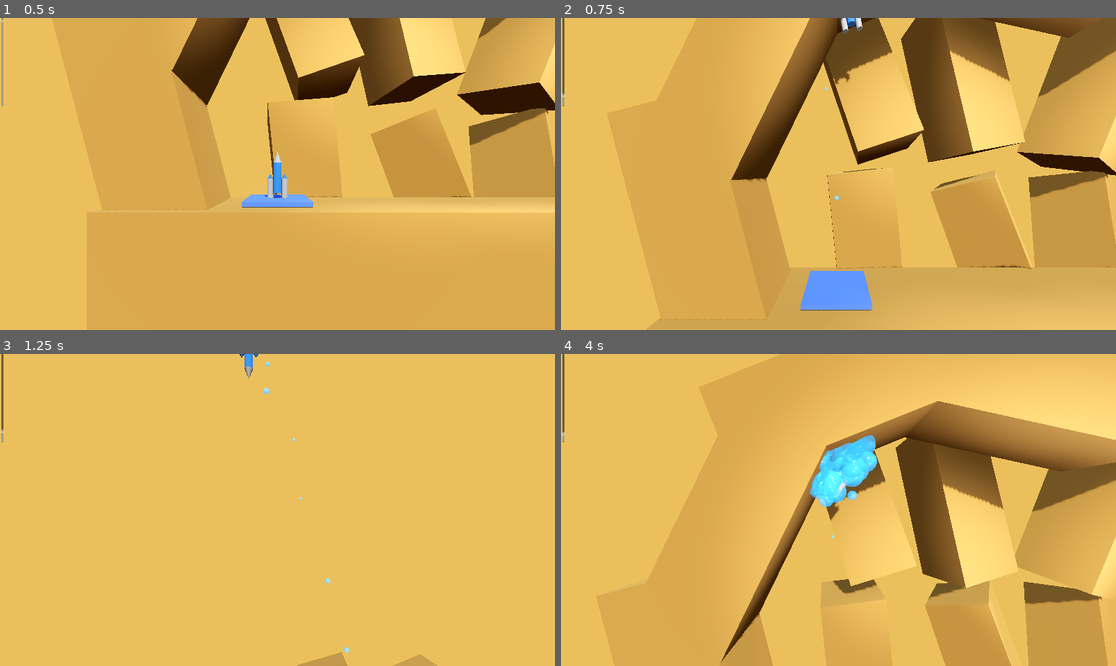
Above: before the commit, frames 1-4 (two rows, left to right).
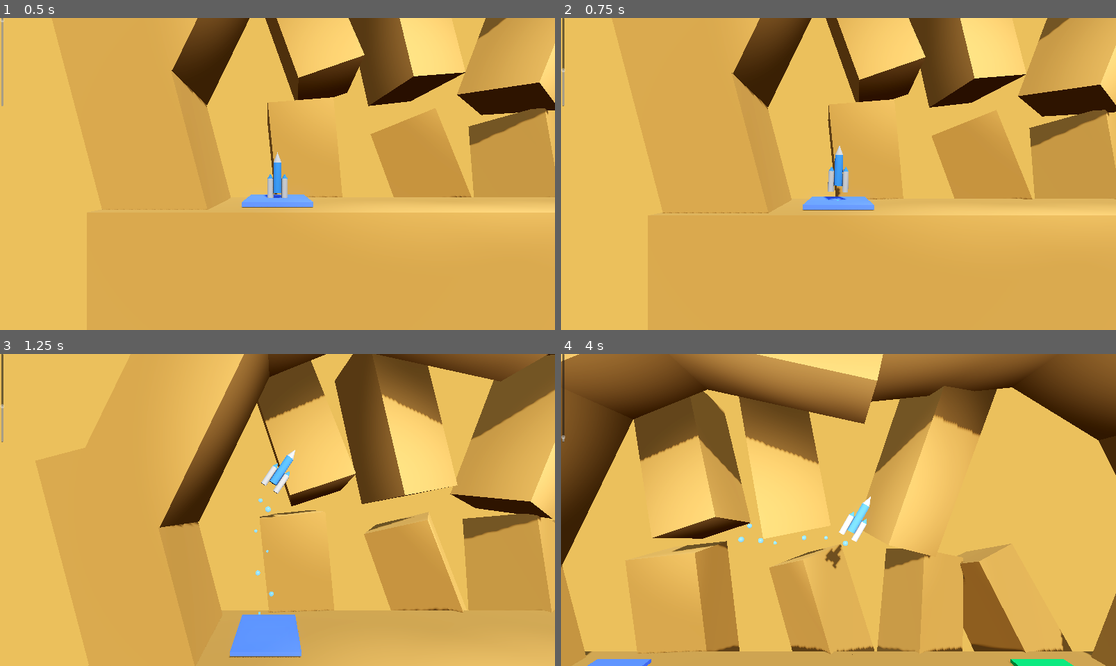
Above: after the commit, the same moments.

Repository: OutwardLightStudio/nexus
Game: Godot game, scene res://levels/level.tscn
The game is run twice, just before and just after one commit, with the same random seed, the same clock (stepped at 60 frames per second) and the same inputs.
Inputs:
- Up to frame 1 (0.5 s): no input
- Up to frame 2 (0.75 s): hold D (rotate_right) from 0.53 s (still down); tap E (boost) at 0.6 s
- Up to frame 3 (1.25 s): keep holding D (rotate_right)
- Up to frame 4 (4 s): release D (rotate_right) at 1.28 s; hold A (rotate_left) 1.28-2.03 s; tap E (boost) every 0.75 s from 1.35 to 3.6 s; hold D (rotate_right) 2.03-2.78 s; hold Space (thrust) 2.78-3.53 s; hold A (rotate_left) from 3.53 s (still down)

Frame 1 is identical in both runs. In frame 2, 33% of the frame differs, in the area x 0-100%, y 0-100%; in frame 3, 36%; in frame 4, 64%.

Commit message:
Separate boost and thrust logic

Diff:
--- a/scenes/player/movement_controller.gd
+++ b/scenes/player/movement_controller.gd
@@ -7,91 +7,130 @@
 @onready var left_booster: GPUParticles3D = $BoosterBubblesLeft
 @onready var right_booster: GPUParticles3D = $BoosterBubblesRight
 
-func _ready():
+# Boost-related state
+var boost_timer: float = 0.0
+var is_boost_active: bool = false
+
+func _ready() -> void:
 	await get_tree().process_frame
 	connect_signals()
 
-func connect_signals():
+func connect_signals() -> void:
 	if parent and parent.fuel_controller:
 		parent.fuel_controller.fuel_depleted.connect(_on_fuel_depleted)
-		parent.fuel_controller.boost_requested.connect(_on_boost_requested)
 
-func process(delta: float):
+func process(delta: float) -> void:
 	if parent.current_state in [parent.State.CRASHED, parent.State.TRANSITIONING]:
 		return
 
-	handle_thrust(delta)
-	handle_rotation(delta)
+	process_thrust(delta)
+	process_boost(delta)
+	process_rotation(delta)
 
-func handle_thrust(delta: float):
-	# Update parent's thrusting state based on input
-	parent.is_thrusting = Input.is_action_pressed("thrust") and parent.current_fuel > 0.0
+# Primary movement processing methods
+func process_thrust(delta: float) -> void:
+	# Only allow regular thrust when not boosting
+	if not is_boost_active:
+		parent.is_thrusting = Input.is_action_pressed("thrust") and parent.current_fuel > 0.0
 
-	if parent.is_thrusting:
-		apply_thrust(delta)
+		if parent.is_thrusting:
+			apply_thrust_force(delta)
 
-	if parent.boosting:
-		apply_boost(delta)
+func process_boost(delta: float) -> void:
+	# Handle boost activation
+	if Input.is_action_just_pressed("boost") and can_activate_boost():
+		activate_boost()
 
-	if Input.is_action_just_pressed("boost") and parent.current_fuel >= parent.boost_fuel_cost:
-		parent.fuel_controller.emit_signal("boost_requested")
+	# Process active boost
+	if is_boost_active:
+		apply_boost_force(delta)
+		update_boost_timer(delta)
 
-	if Input.is_action_just_released("boost") or parent.boosting:
-		stop_thrust()
+func process_rotation(delta: float) -> void:
+	var rotation_direction = Input.get_axis("rotate_right", "rotate_left")
+	if rotation_direction != 0:
+		apply_rotation(rotation_direction, delta)
 
-func apply_thrust(_delta: float):
-	# Get current vertical velocity
-	var current_velocity = parent.linear_velocity.length()
+	update_rotation_visuals(rotation_direction)
 
-	# Calculate thrust force with dampening based on velocity
-	var thrust_force = parent.thrust
+# Thrust-related methods
+func apply_thrust_force(delta: float) -> void:
+	var thrust_force = calculate_dampened_force(
+		parent.thrust,
+		parent.max_velocity,
+		parent.linear_velocity.length()
+	)
 
-	# Reduce thrust as we approach max velocity
-	if current_velocity > 0:
-		var velocity_ratio = current_velocity / parent.max_velocity
-		thrust_force *= (1.0 - clamp(velocity_ratio * parent.thrust_dampening, 0.0, 0.9))
-
-	# Apply the dampened thrust
-	parent.apply_central_force(parent.global_transform.basis.y * thrust_force)
+	apply_force(thrust_force)
 	parent.thrust_active = true
 
-func apply_boost(_delta: float):
-	# Similar dampening for boost
-	var current_velocity = parent.linear_velocity.length()
-	var boost_force = parent.boost_thrust
+# Boost-related methods
+func can_activate_boost() -> bool:
+	return (
+		parent.current_fuel >= parent.boost_fuel_cost
+		and not is_boost_active
+		and not parent.is_thrusting
+	)
 
-	if current_velocity > 0:
-		var velocity_ratio = current_velocity / (parent.max_velocity * 1.5)  # Allow higher speed for boost
-		boost_force *= (1.0 - clamp(velocity_ratio * parent.thrust_dampening, 0.0, 0.9))
+func activate_boost() -> void:
+	is_boost_active = true
+	parent.boosting = true
+	boost_timer = parent.boost_duration
 
-	parent.apply_central_force(parent.global_transform.basis.y * boost_force)
+	consume_boost_fuel()
+	boost_activated.emit()
+
+func apply_boost_force(delta: float) -> void:
+	var boost_force = calculate_dampened_force(
+		parent.boost_thrust,
+		parent.max_velocity * 1.5,  # Allow higher speed for boost
+		parent.linear_velocity.length()
+	)
+
+	apply_force(boost_force)
 	parent.thrust_active = false
 
-func handle_rotation(delta: float):
-	var rotation_direction = Input.get_axis("rotate_right", "rotate_left")
-	if rotation_direction != 0:
-		var torque_amount = parent.torque * delta * rotation_direction
-		parent.apply_torque(Vector3(0, 0, torque_amount))
+func update_boost_timer(delta: float) -> void:
+	boost_timer -= delta
+	if boost_timer <= 0:
+		deactivate_boost()
 
-	# Update visual feedback for rotation via booster particle effects
+func deactivate_boost() -> void:
+	is_boost_active = false
+	parent.boosting = false
+	boost_timer = 0.0
+	parent.thrust_active = false
+
+func consume_boost_fuel() -> void:
+	parent.current_fuel -= parent.boost_fuel_cost
+	parent.current_fuel = clamp(parent.current_fuel, 0.0, parent.max_fuel)
+
+# Rotation-related methods
+func apply_rotation(rotation_direction: float, delta: float) -> void:
+	var torque_amount = parent.torque * delta * rotation_direction
+	parent.apply_torque(Vector3(0, 0, torque_amount))
+
+func update_rotation_visuals(rotation_direction: float) -> void:
 	left_booster.emitting = rotation_direction < 0
 	right_booster.emitting = rotation_direction > 0
 
-func stop_thrust():
+# Shared physics helper methods
+func calculate_dampened_force(base_force: float, max_speed: float, current_speed: float) -> float:
+	var dampened_force = base_force
+
+	if current_speed > 0:
+		var velocity_ratio = current_speed / max_speed
+		dampened_force *= (1.0 - clamp(velocity_ratio * parent.thrust_dampening, 0.0, 0.9))
+
+	return dampened_force
+
+func apply_force(force: float) -> void:
+	parent.apply_central_force(parent.global_transform.basis.y * force)
+
+# Signal handlers
+func _on_fuel_depleted() -> void:
 	parent.is_thrusting = false
 	parent.thrust_active = false
 
-func _on_fuel_depleted():
-	stop_thrust()
-
-func _on_boost_requested():
-	if parent.current_fuel >= parent.boost_fuel_cost and not parent.boosting:
-		activate_boost()
-		boost_activated.emit()
-
-func activate_boost():
-	parent.apply_central_force(parent.global_transform.basis.y * parent.boost_thrust)
-	parent.current_fuel -= parent.boost_fuel_cost
-	parent.current_fuel = clamp(parent.current_fuel, 0.0, parent.max_fuel)
-	parent.boosting = true
-	parent.boost_timer = parent.boost_duration
+	if is_boost_active:
+		deactivate_boost()
--- a/scenes/player/rocket_controller.gd
+++ b/scenes/player/rocket_controller.gd
@@ -41,7 +41,7 @@
 @export var max_fuel: float = 100
 @export var fuel_decrease: float = 10
 @export var boost_fuel_cost: float = 30.0
-@export var boost_thrust: float = 3000.0
+@export var boost_thrust: float = 75.0
 @export var boost_duration: float = 0.2
 
 var thrust_active: bool = false
@@ -95,7 +95,6 @@
 
 func connect_signals():
 	# Fuel signals
-	fuel_controller.fuel_depleted.connect(_on_fuel_depleted)
 	fuel_controller.boost_requested.connect(_on_boost_requested)
 
 	# Custom rocket signals
@@ -124,16 +123,12 @@
 		start_crash_sequence()
 		return
 
-func _on_fuel_depleted():
-	movement.stop_thrust()
-
 func _on_boost_requested():
 	if current_fuel >= boost_fuel_cost:
 		movement.activate_boost()
 
 func _on_crashed():
 	current_state = State.CRASHED
-	movement.stop_thrust()
 	set_process(false)
 	effects.play_explosion()
 
